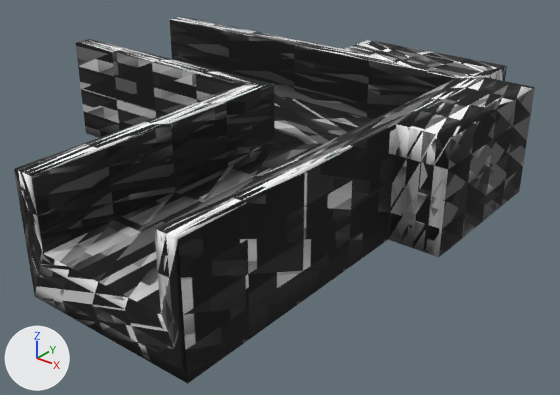
The glTF model resources/shape-14.glb, before and after one commit.
Rendered twice from a camera (50 mm lens) standing at (0.577, -0.919, 0.462) and looking at (-0.059, -0.124, -0.032). Arrows for +X, +Y and +Z are at lower left; the lights stay in place. Where no turn or scale is listed for an object, it has been applied to the vertices. Vertices at the same position are counted once.

The older version as bpy lines, for what is in view:
```python
me_defaultobject = bpy.data.meshes.new('defaultobject')
me_defaultobject.from_pydata(...)  # 610 vertices, 1216 faces; spans x -0.5..0.2, y -0.5..0.2, z -0.038..0.125
me_defaultobject.materials.append(mat_material_0_material)
ob_defaultobject = bpy.data.objects.new('defaultobject', me_defaultobject)
ob_defaultobject.location = (0.0, 0.0, 0.0)
```
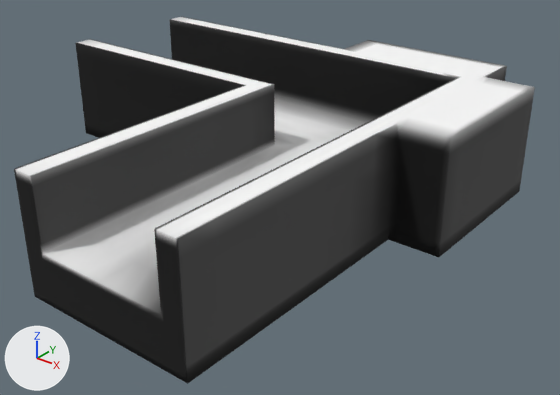
What the commit changed:
me_defaultobject is used by ob_defaultobject; location (0.0, 0.0, 0.0).
me_defaultobject had 610 vertices, 1216 faces and spanned x -0.5..0.2, y -0.5..0.2, z -0.038..0.125.
me_defaultobject now has 2434 vertices, 4864 faces and spans x -0.5..0.2, y -0.5..0.2, z -0.038..0.125.
me_defaultobject part 1: 1824 vertices added at x -0.5..0.2, y -0.5..0.2, z -0.038..0.125.

Changed parts and their boxes [x1, y1, x2, y2] in the pictures (560 x 395 px):
part 1 of me_defaultobject, added
    after: [14, 17, 535, 384]
